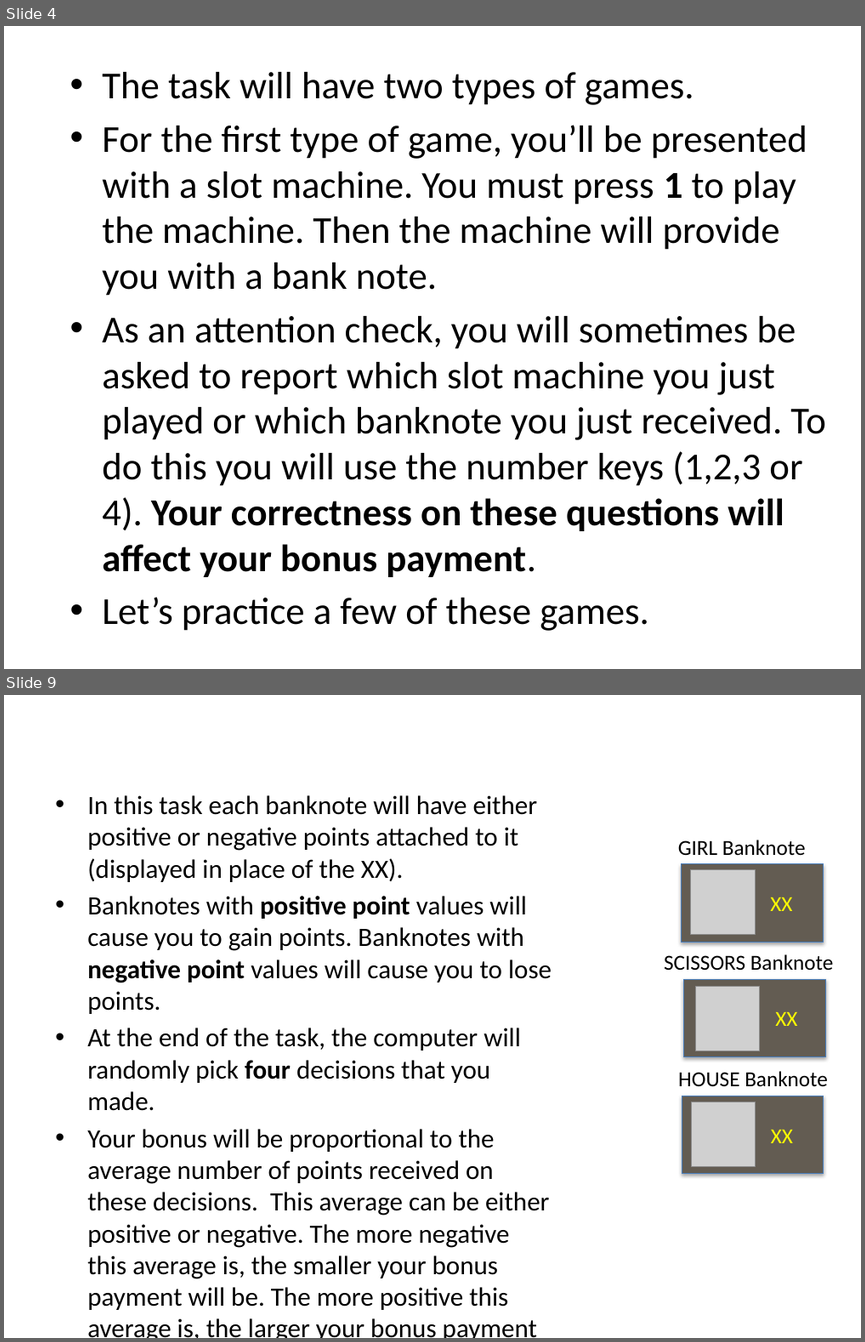
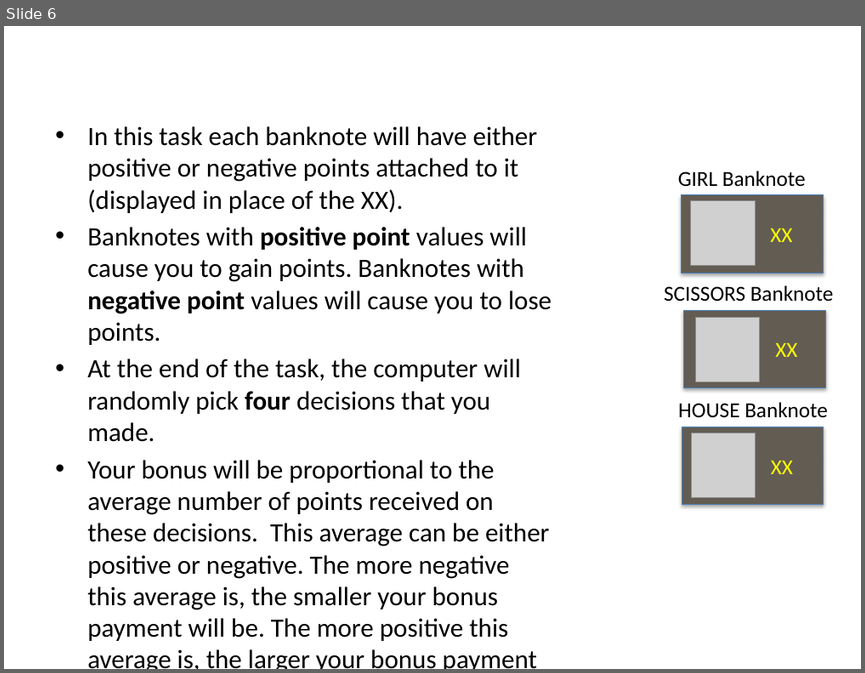
Before and after one commit to evanrussek/Gamble_Task_browser, a slide deck: public/task_ver3/Stimuli/uws_instr_slides_ver2.pptx. Shown one above the other, each under a label of ours: slides 4 and 9 before the commit, slide 6 after it; the slides between them are not shown. The pictures are 865x1342 and 865x673 pixels, drawn with LibreOffice and Linux fonts; fonts in the diff are those of the drawing; grey boxes stand for pictures. Boxes give left, top, right and bottom in pixels: in the first picture for what was removed or moved away, otherwise in the second. Text is boxed around its words. In the diff, an @@ line names an element or a change of style, - is before the commit and + after.

```diff
--- a/public/task_ver3/Stimuli/uws_instr_slides_ver2.pptx
+++ b/public/task_ver3/Stimuli/uws_instr_slides_ver2.pptx
@@ slide 4 removed at [4, 26, 861, 669], background #FFFFFF @@
@@ text removed at [102, 72, 825, 630] @@
-• The task will have two types of games.
-• For the first type of game, you’ll be presented with a slot machine. You must press 1 to play the machine. Then the machine will provide you with a bank note.
-• As an attention check, you will sometimes be asked to report which slot machine you just played or which banknote you just received. To do this you will use the number keys (1,2,3 or 4). Your correctness on these questions will affect your bonus payment.
-• Let’s practice a few of these games.
@@ what was slide 9 is now slide 6 @@
```
Also in this commit, not shown: 6 slides changed, 1 slide added, 3 other slides removed, 34 other files.
